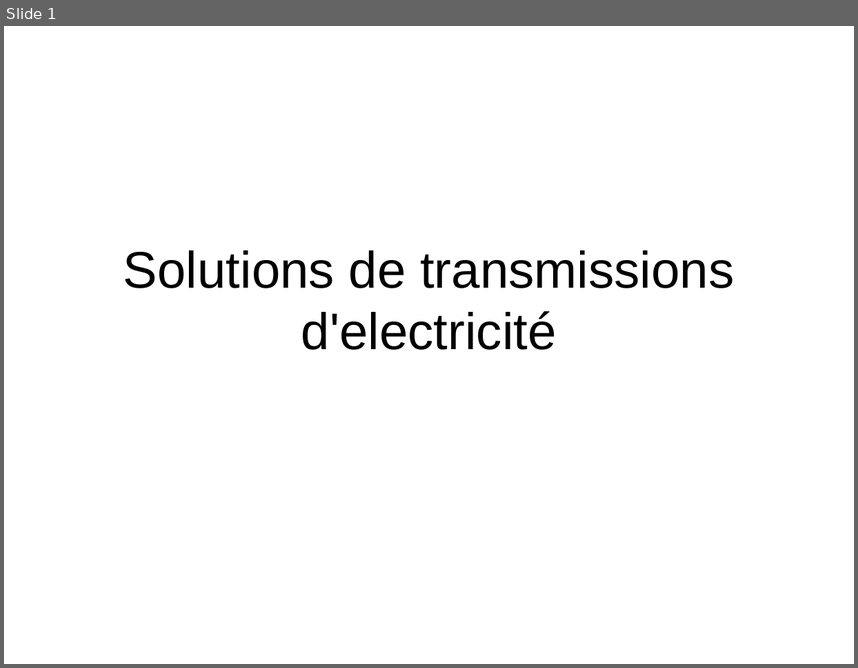
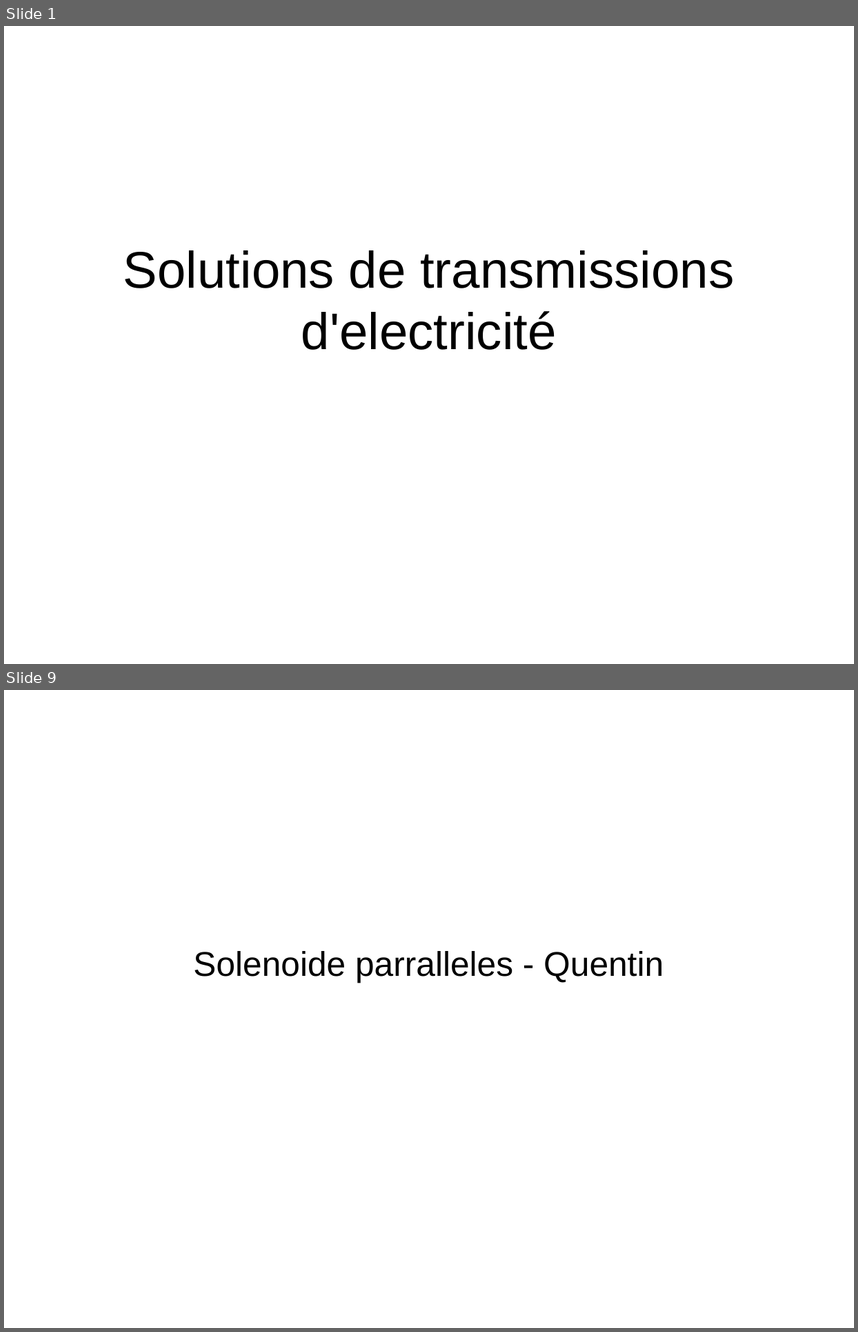
Before and after one commit to traxys/TPE, a slide deck: presentationOrale.odp. Shown one above the other, each under a label of ours: slide 1 before the commit, slides 1 and 9 after it; the slides between them are not shown. The pictures are 858x668 and 858x1332 pixels, drawn with LibreOffice and Linux fonts; fonts in the diff are those of the drawing. Boxes give left, top, right and bottom in pixels: in the first picture for what was removed or moved away, otherwise in the second. Text is boxed around its words. In the diff, an @@ line names an element or a change of style, - is before the commit and + after.

```diff
--- a/presentationOrale.odp
+++ b/presentationOrale.odp
@@ slide 9 added at (4, 690, 854, 1328), background #FFFFFF @@
@@ subtitle added at (193, 951, 664, 982), 32 pt, text #000000 @@
+Solenoide parralleles - Quentin
```
Also in this commit, not shown: 9 other slides added, 2 other files.
